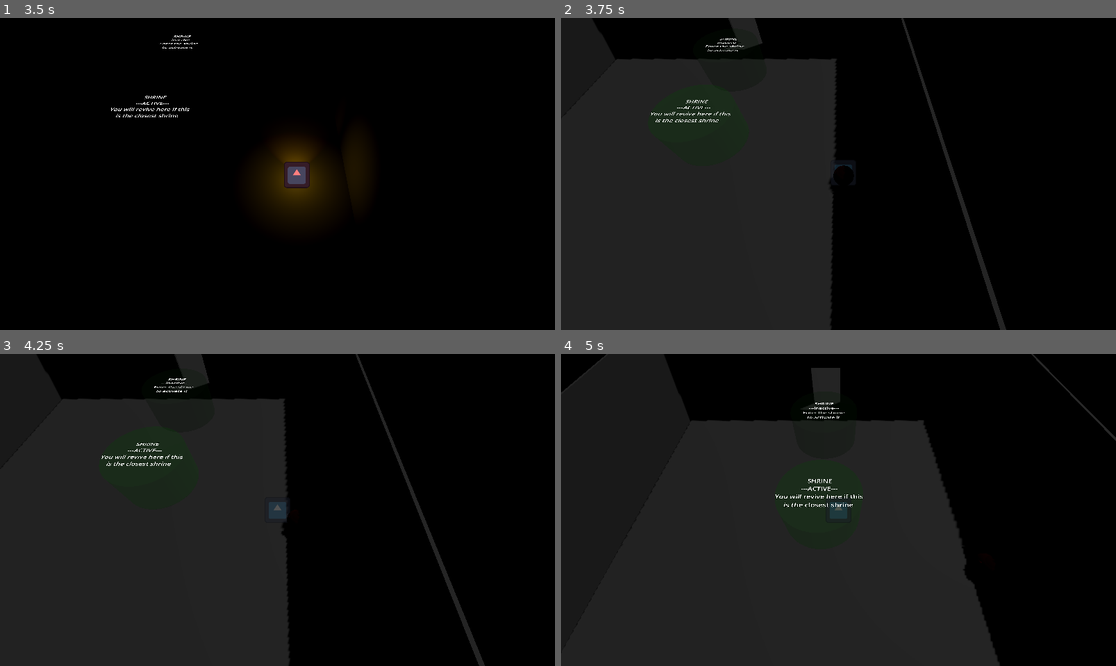
Above: before the commit, frames 1-4 (two rows, left to right).
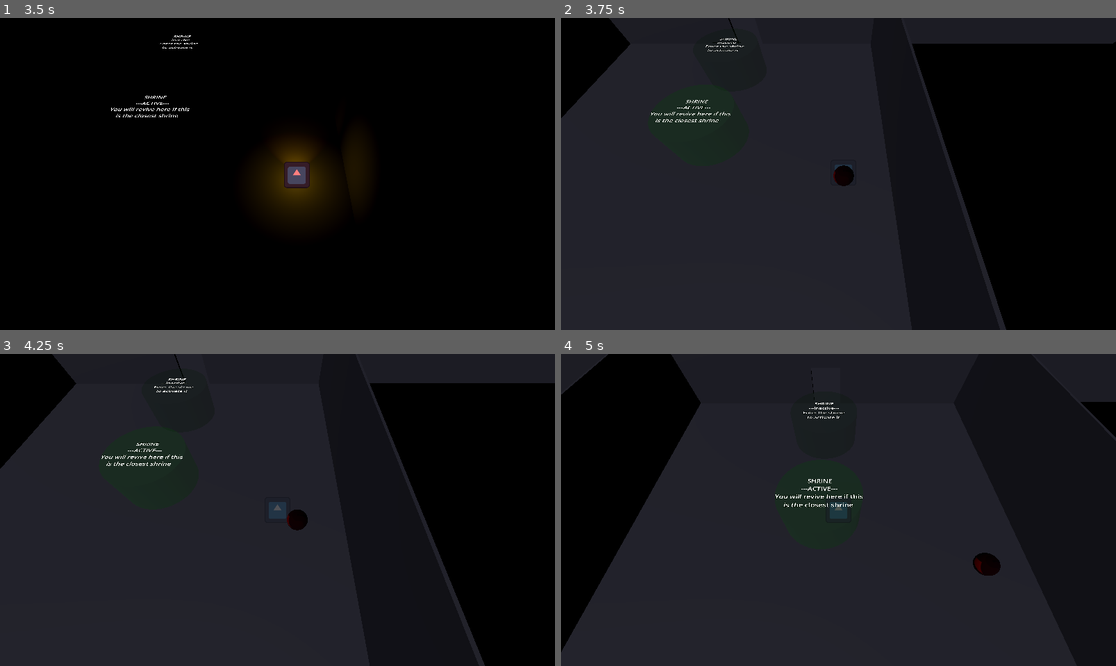
Above: after the commit, the same moments.

Repository: Rusty-Rat-Studios/dead-living-and-dying
Game: Godot game, scene res://game.tscn
The game is run twice, just before and just after one commit, with the same random seed, the same clock (stepped at 60 frames per second) and the same inputs. The engine's default icon, where the game draws it, is replaced by a stand-in: a white triangle on a blue panel in a dark square.
Inputs (mouse positions are in pixels of both pictures, inside the frame that each line leads up to):
- Up to frame 1 (3.5 s): click "START" at 0.5 s; tap Enter at 1.25 s; move the mouse to (399, 158) at 1.27 s; hold Right (ui_right) 1.28-2.03 s; tap E (interact) at 1.35, 2.85 s; tap Keypad Enter (ui_accept) at 1.52, 2.27 s; move the mouse to (166, 189) at 2.02 s; hold Down (ui_down) 2.03-2.78 s; tap Tab at 2.1 s; move the mouse to (333, 105) at 2.77 s; hold Right (ui_right) from 2.78 s (still down)
- Up to frame 2 (3.75 s): move the mouse to (810, 236) at 3.52 s; release Right (ui_right) at 3.53 s; hold Up (ui_up) from 3.53 s (still down); tap Tab at 3.6 s
- Up to frame 3 (4.25 s): keep holding Up (ui_up); tap Keypad Enter (ui_accept) at 3.77 s
- Up to frame 4 (5 s): move the mouse to (1005, 556) at 4.27 s; release Up (ui_up) at 4.28 s; hold Left (ui_left) from 4.28 s (still down); tap E (interact) at 4.35 s; tap Keypad Enter (ui_accept) at 4.52 s

Frame 1 is identical in both runs. In frame 2, 19% of the frame differs, in the area x 0-100%, y 0-100%; in frame 3, 21%; in frame 4, 32%.

Commit message:
Make CommandParser and Commands autoloads & Add DebugLight

Diff:
--- a/ui/commands/command_parser.gd
+++ b/autoloads/commands/command_parser.gd
@@ -1,18 +1,18 @@
-class_name CommandParser extends Node
+extends Node
 
 
 # Takes a command string, tokenizes it, processes it, runs it, and returns a response
-static func handle_command(text: String) -> String:
+func handle_command(text: String) -> String:
 	var tokens: PackedStringArray = _tokenize_command(text)
 	return _process_command(tokens)
 
 
-static func _tokenize_command(text: String) -> PackedStringArray:
+func _tokenize_command(text: String) -> PackedStringArray:
 	return text.split(" ", false)
 
 
 # Finds a command definition that matches the tokens supplied and runs the command
-static func _process_command(tokens: PackedStringArray) -> String:
+func _process_command(tokens: PackedStringArray) -> String:
 	var matching_def: String = ""
 	for command_definition: String in Commands.command_map:
 		var def_tokens: PackedStringArray = _tokenize_command(command_definition)
@@ -29,7 +29,7 @@
 
 # Precondition: PackedStringArrays are the same size
 # Returns true if the 2 arrays are the same (where '%s' for a def_token is a wildcard)
-static func _do_tokens_match(tokens: PackedStringArray, def_tokens: PackedStringArray) -> bool:
+func _do_tokens_match(tokens: PackedStringArray, def_tokens: PackedStringArray) -> bool:
 	for i: int in range(tokens.size()):
 		if(def_tokens[i] != "%s"):
 			if(tokens[i] != def_tokens[i]):
@@ -39,7 +39,7 @@
 
 # Precondition: PackedStringArrays are the same size
 # Returns a PackedStringArray of all the tokens in tokens where there is a '%s' in def_tokens
-static func _get_args(tokens: PackedStringArray, def_tokens: PackedStringArray) -> PackedStringArray:
+func _get_args(tokens: PackedStringArray, def_tokens: PackedStringArray) -> PackedStringArray:
 	var args: Array[String] = []
 	for i: int in range(tokens.size()):
 		if(def_tokens[i] == "%s"):
--- a/ui/commands/commands.gd
+++ b/autoloads/commands/commands.gd
@@ -1,15 +1,15 @@
-class_name Commands extends Node
+extends Node
 
 
 # Map a command definition to a Callable
-static var command_map: Dictionary = {
+var command_map: Dictionary = {
 	"help": _help,
 	"help %s": _help,
 	"mode %s": _mode
 }
 
 
-static func _help(args: PackedStringArray) -> String:
+func _help(args: PackedStringArray) -> String:
 	if args.size() == 0:
 		return "Available commands: help, mode"
 	if args[0] == "help":
@@ -19,7 +19,11 @@
 	return "Usage: help [cmd] - gives usage information on a specific command"
 
 
-static func _mode(args: PackedStringArray) -> String:
+func _mode(args: PackedStringArray) -> String:
 	if not (args[0] == "main" || args[0] == "debug"):
 		return "Usage: mode [main | debug] - changes the game mode"
+	if args[0] == "main":
+		(get_node("/root/Game/DebugLight") as DirectionalLight3D).visible = false
+	elif args[0] == "debug":
+		(get_node("/root/Game/DebugLight") as DirectionalLight3D).visible = true
 	return "Game mode updated"
--- a/game.tscn
+++ b/game.tscn
@@ -35,10 +35,14 @@
 transform = Transform3D(1, 0, 0, 0, 1, 0, 0, 0, 1, 0, 1, 0)
 
 [node name="DirectionalLight3D" type="DirectionalLight3D" parent="."]
-transform = Transform3D(0.873288, 0.0729331, 0.481714, -0.403253, -0.446664, 0.798673, 0.273414, -0.891724, -0.360656, 0, 10, 0)
+transform = Transform3D(-0.830566, 0.486173, -0.271654, -0.492404, -0.413176, 0.766044, 0.260189, 0.770014, 0.582563, 0, 10, 0)
+visible = false
+light_color = Color(0.294118, 0.294118, 0.356863, 1)
+
+[node name="DebugLight" type="DirectionalLight3D" parent="."]
+transform = Transform3D(-0.830566, 0.486173, -0.271654, -0.492404, -0.413176, 0.766044, 0.260189, 0.770014, 0.582563, 0, 10, 0)
 visible = false
 light_color = Color(0.29219, 0.29219, 0.29219, 1)
-shadow_enabled = true
 
 [node name="StateMachine" type="Node" parent="." node_paths=PackedStringArray("starting_state")]
 script = ExtResource("3_fg5sk")
--- a/project.godot
+++ b/project.godot
@@ -22,6 +22,8 @@
 Focus="*res://autoloads/focus.gd"
 CollisionBit="*res://autoloads/collision_bit.gd"
 Utility="*res://autoloads/utility.gd"
+Commands="*res://autoloads/commands/commands.gd"
+CommandParser="*res://autoloads/commands/command_parser.gd"
 
 [debug]
 
Not shown: 1 places in player/player.tscn that only renumber resources
